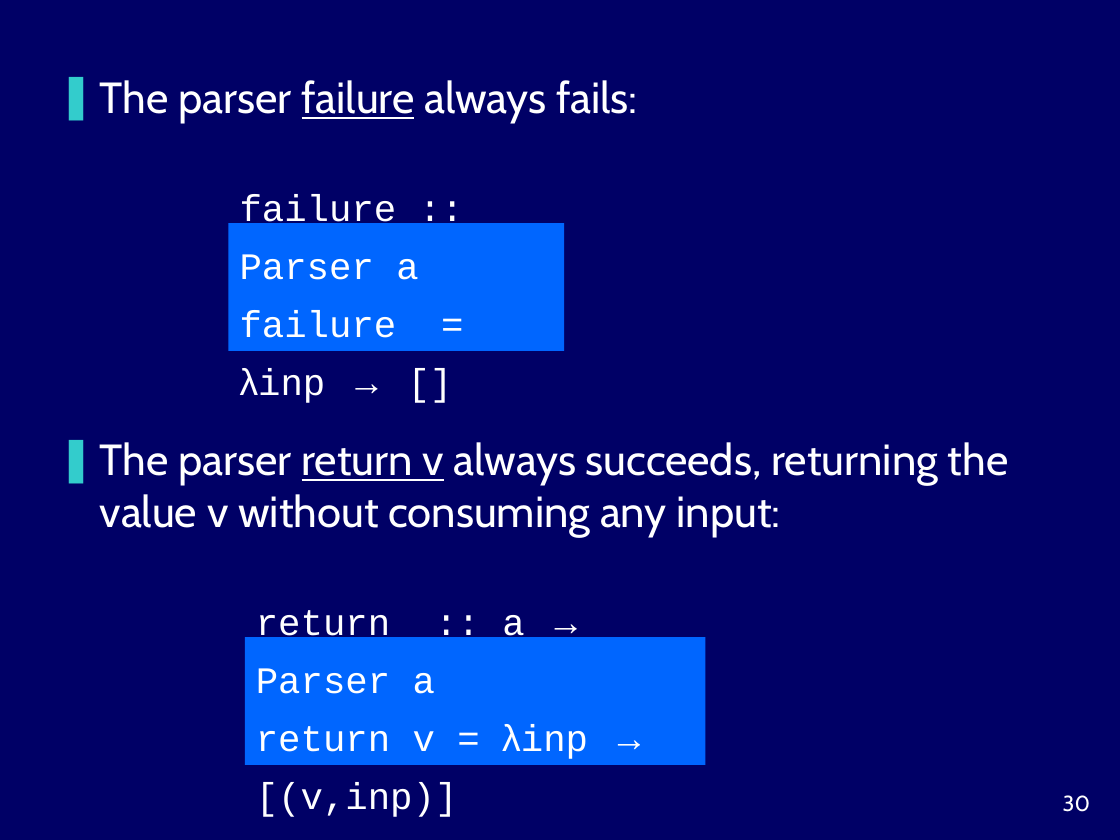
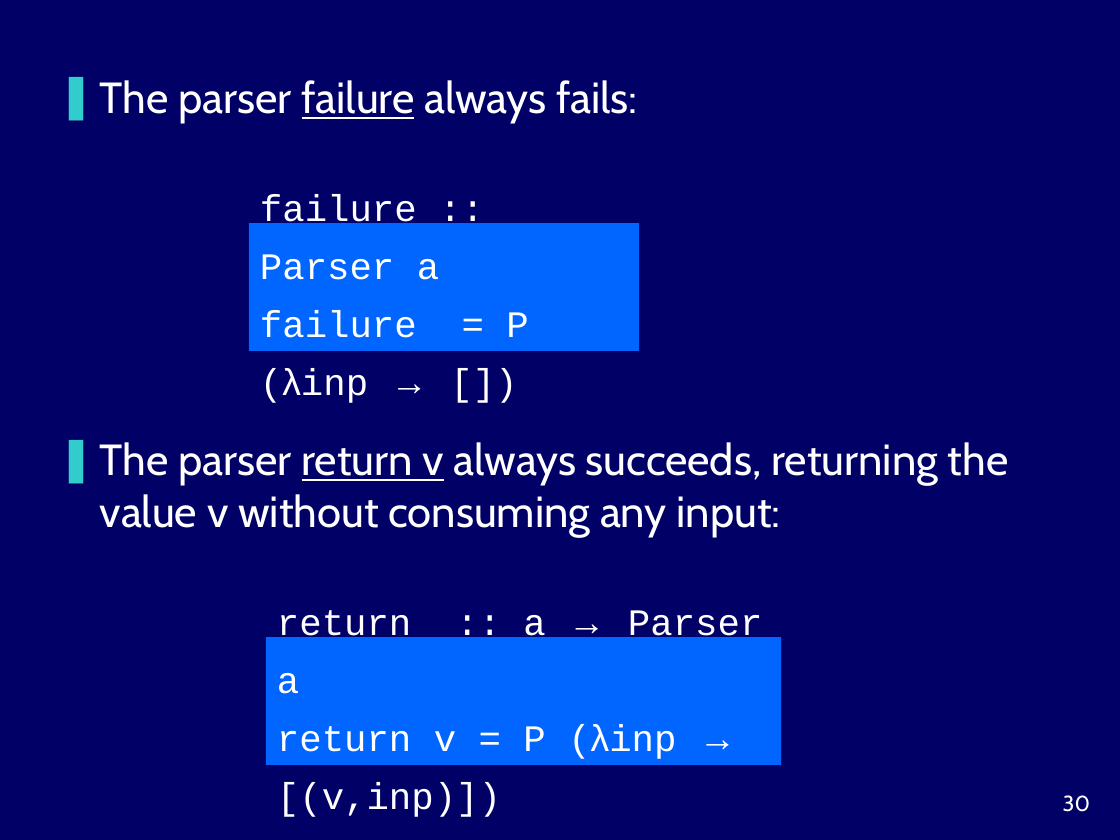
Before and after one commit to harrisonwl/harrisonwl.github.io, a slide deck: slide 30 of assets/courses/popl/fall2016/slides/Parsing.ppt. Drawn at 1120x840 pixels with LibreOffice and Linux fonts; fonts in the diff are those of the drawing. Boxes give left, top, right and bottom in pixels: in the first picture for what was removed or moved away, otherwise in the second. Text is boxed around its words. In the diff, an @@ line names an element or a change of style, - is before the commit and + after.

```diff
--- a/assets/courses/popl/fall2016/slides/Parsing.ppt
+++ b/assets/courses/popl/fall2016/slides/Parsing.ppt
@@ rectangle "failure :: Parser a": place and size @@
-rectangle "failure :: Parser a" at bbox=[228, 223, 564, 351]
+rectangle "failure :: Parser a" at bbox=[249, 223, 640, 351]
@@ text in rectangle at bbox=[260, 311, 528, 403]: text changed @@
-failure = λinp → []
+failure = P (λinp → [])
@@ rectangle "return :: a → Parser ...": place and size @@
-rectangle "return :: a → Parser ..." at bbox=[245, 637, 706, 765]
+rectangle "return :: a → Parser ..." at bbox=[265, 637, 781, 765]
@@ text in rectangle at bbox=[277, 725, 676, 817]: text changed @@
-return v = λinp → [(v,inp)]
+return v = P (λinp → [(v,inp)])
```
Also in this commit, not shown: 6 other slides changed, 4 other files.
